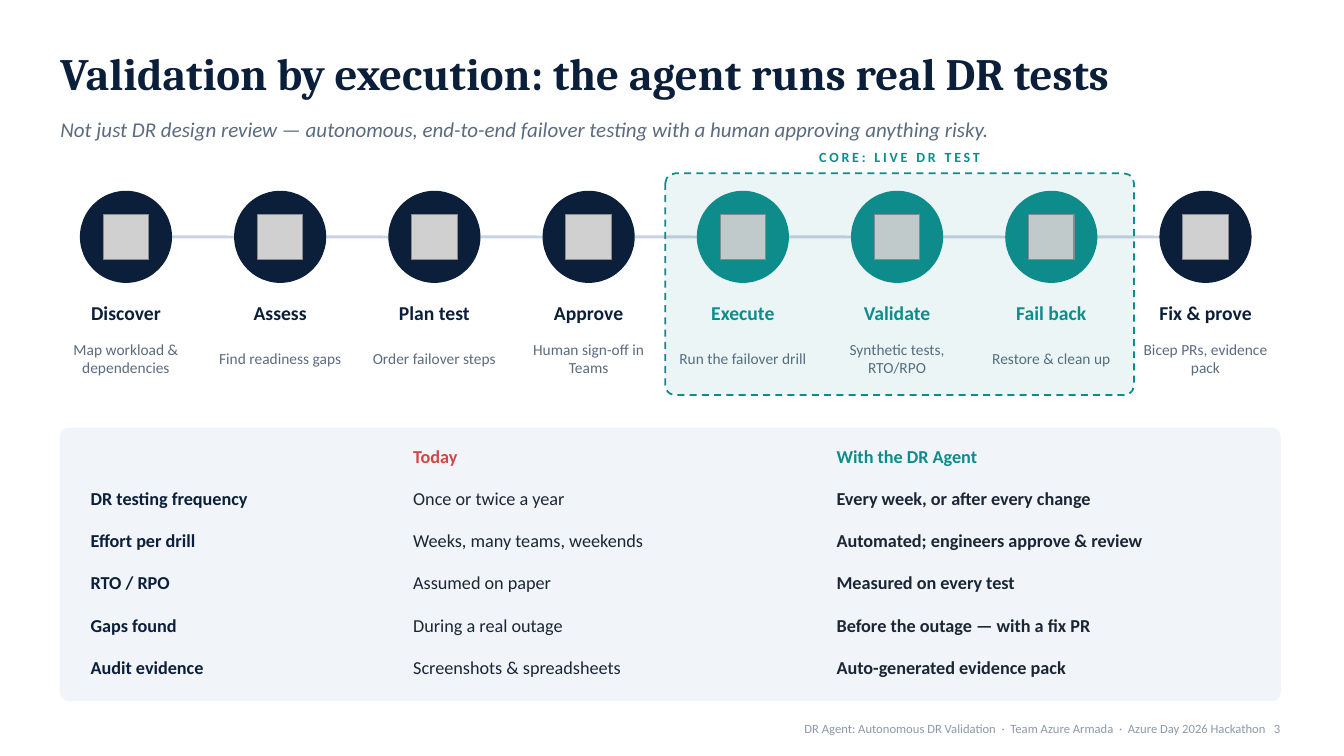
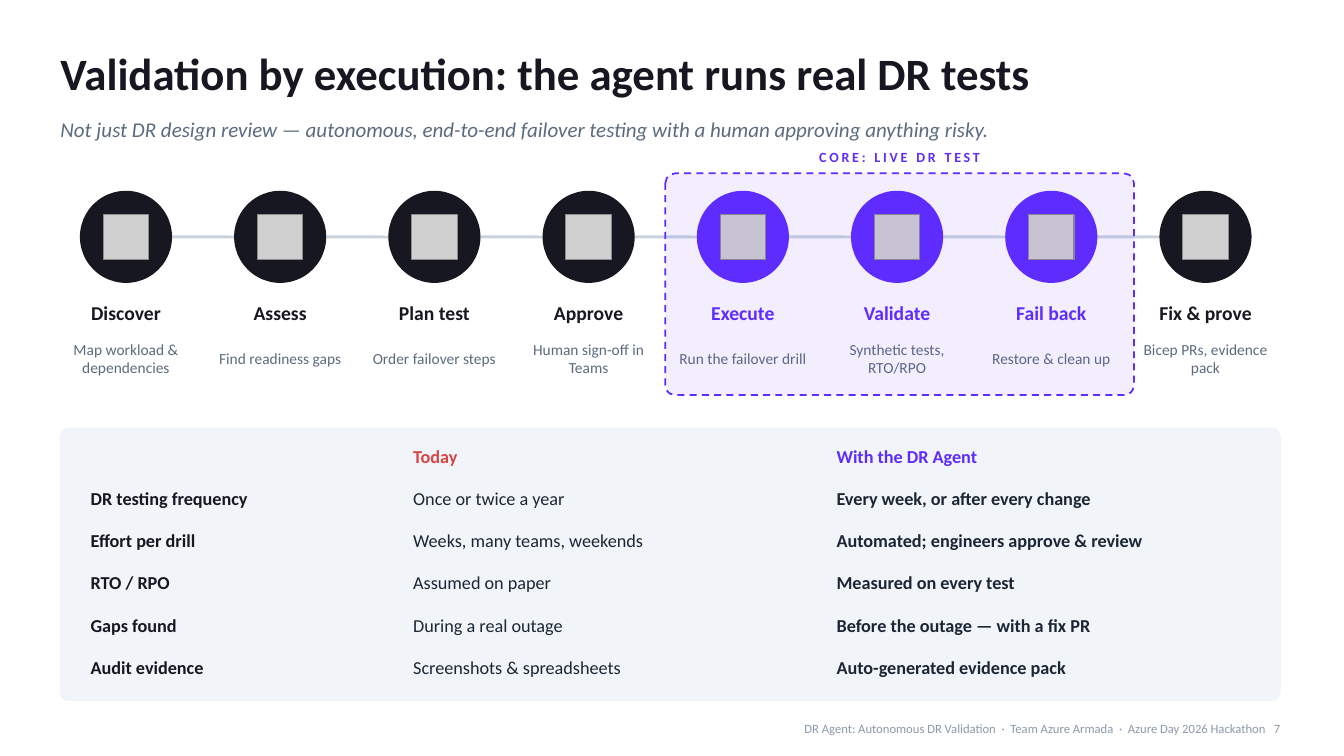
Before and after one commit to kishalr-virtusa/Azure-Armada, a slide deck: slide 7 of docs/deck/DR-Agent-Azure-Day-2026.pptx (slide 3 before the commit). Drawn at 1344x756 pixels with LibreOffice and Linux fonts; fonts in the diff are those of the drawing; grey boxes stand for pictures. Boxes give left, top, right and bottom in pixels: in the first picture for what was removed or moved away, otherwise in the second. Text is boxed around its words. In the diff, an @@ line names an element or a change of style, - is before the commit and + after.

```diff
--- a/docs/deck/DR-Agent-Azure-Day-2026.pptx
+++ b/docs/deck/DR-Agent-Azure-Day-2026.pptx
@@ text "Validation by execution: the agent ..." at box(60, 58, 1029, 98): font Cambria to Calibri, text colour #0B1F3A to #171721 @@
@@ rounded rectangle at box(665, 173, 1134, 395): fill #0E8C8C at 8% opacity to #5E2CFE at 8% opacity; outline #0E8C8C 1.25 pt dashed to #5E2CFE 1.25 pt dashed @@
@@ fill #0E8C8C to #5E2CFE; outline #0E8C8C 1 pt to #5E2CFE 1 pt in 3 elements at box(698, 192, 788, 282), box(852, 192, 943, 282), box(1006, 192, 1097, 282) @@
@@ fill #0B1F3A to #171721; outline #0B1F3A 1 pt to #171721 1 pt in 5 elements at box(81, 192, 171, 282), box(235, 192, 326, 282), box(389, 192, 480, 282), box(543, 192, 634, 282), box(1160, 192, 1251, 282) @@
@@ text colour #0E8C8C to #5E2CFE in 5 elements at box(711, 307, 774, 320), box(864, 306, 930, 320), box(1016, 306, 1086, 320), box(819, 153, 980, 162), box(837, 450, 977, 466) @@
@@ text colour #0B1F3A to #171721 in 10 elements at box(91, 306, 161, 320), box(254, 307, 307, 320), box(399, 306, 470, 320), box(554, 307, 623, 323), box(1159, 306, 1252, 323), box(91, 492, 248, 508), box(91, 534, 196, 550), box(91, 577, 170, 589), box(91, 619, 176, 635), box(91, 661, 203, 674) @@
@@ text at box(804, 724, 1280, 735): text changed @@
-DR Agent: Autonomous DR Validation · Team Azure Armada · Azure Day 2026 Hackathon 3
+DR Agent: Autonomous DR Validation · Team Azure Armada · Azure Day 2026 Hackathon 7
```
Also in this commit, not shown: 8 other slides changed, 6 slides added, 1 slide removed, 4 other files.
